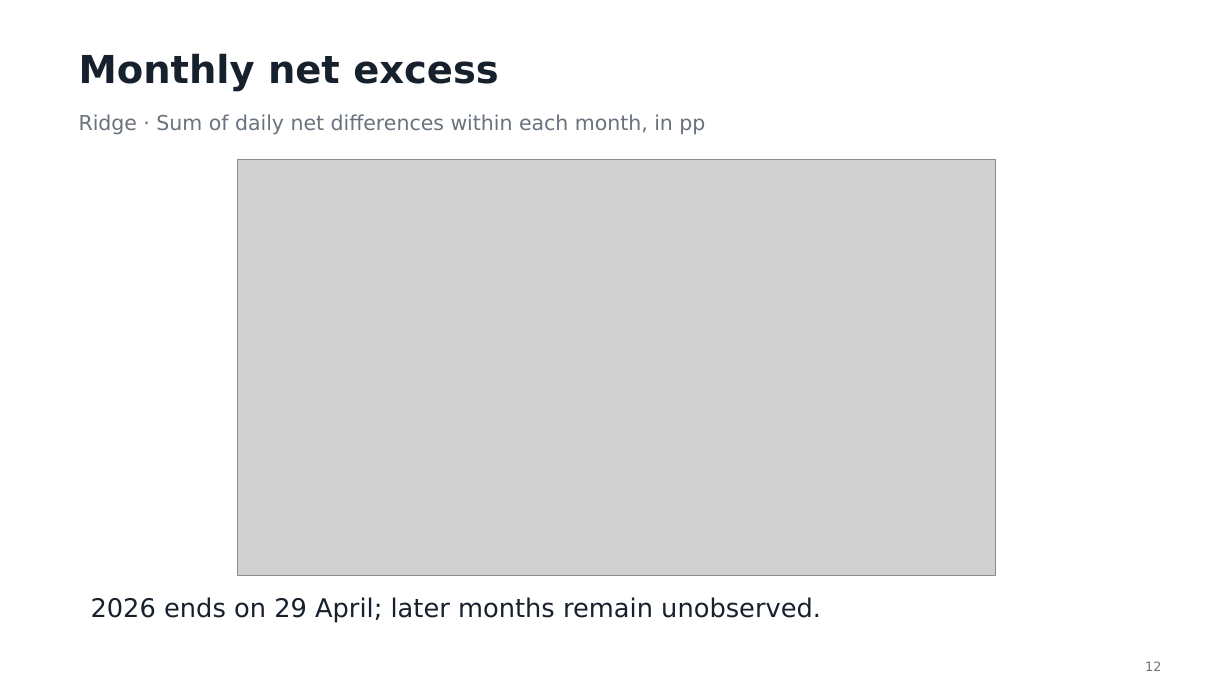
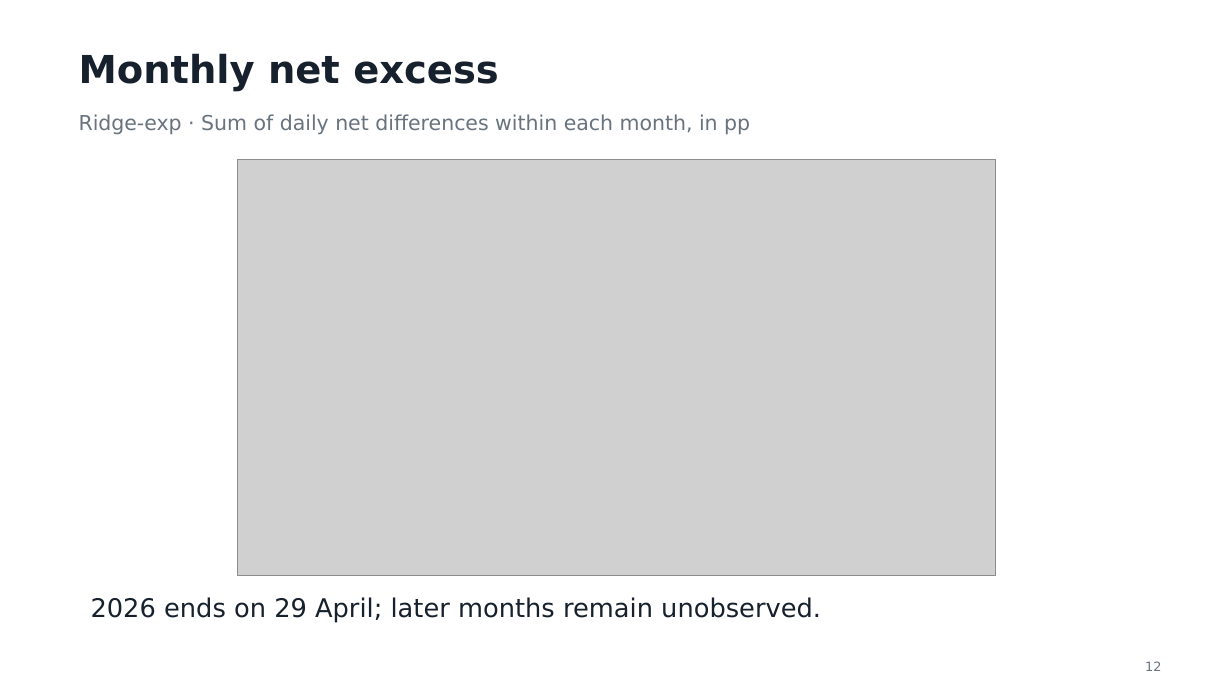
Before and after one commit to smallwhite1909/Investment-Group9, a slide deck: slide 12 of Presentation_Group9.pptx. Drawn at 1232x693 pixels with LibreOffice and Linux fonts; fonts in the diff are those of the drawing; grey boxes stand for pictures. Boxes give left, top, right and bottom in pixels: in the first picture for what was removed or moved away, otherwise in the second. Text is boxed around its words. In the diff, an @@ line names an element or a change of style, - is before the commit and + after.

```diff
--- a/Presentation_Group9.pptx
+++ b/Presentation_Group9.pptx
@@ text at bbox=[79, 114, 750, 135]: text changed @@
-Ridge · Sum of daily net differences within each month, in pp
+Ridge-exp · Sum of daily net differences within each month, in pp
```
Also in this commit, not shown: 8 other slides changed, 1 slide added, 1 slide removed, 5 other files.
